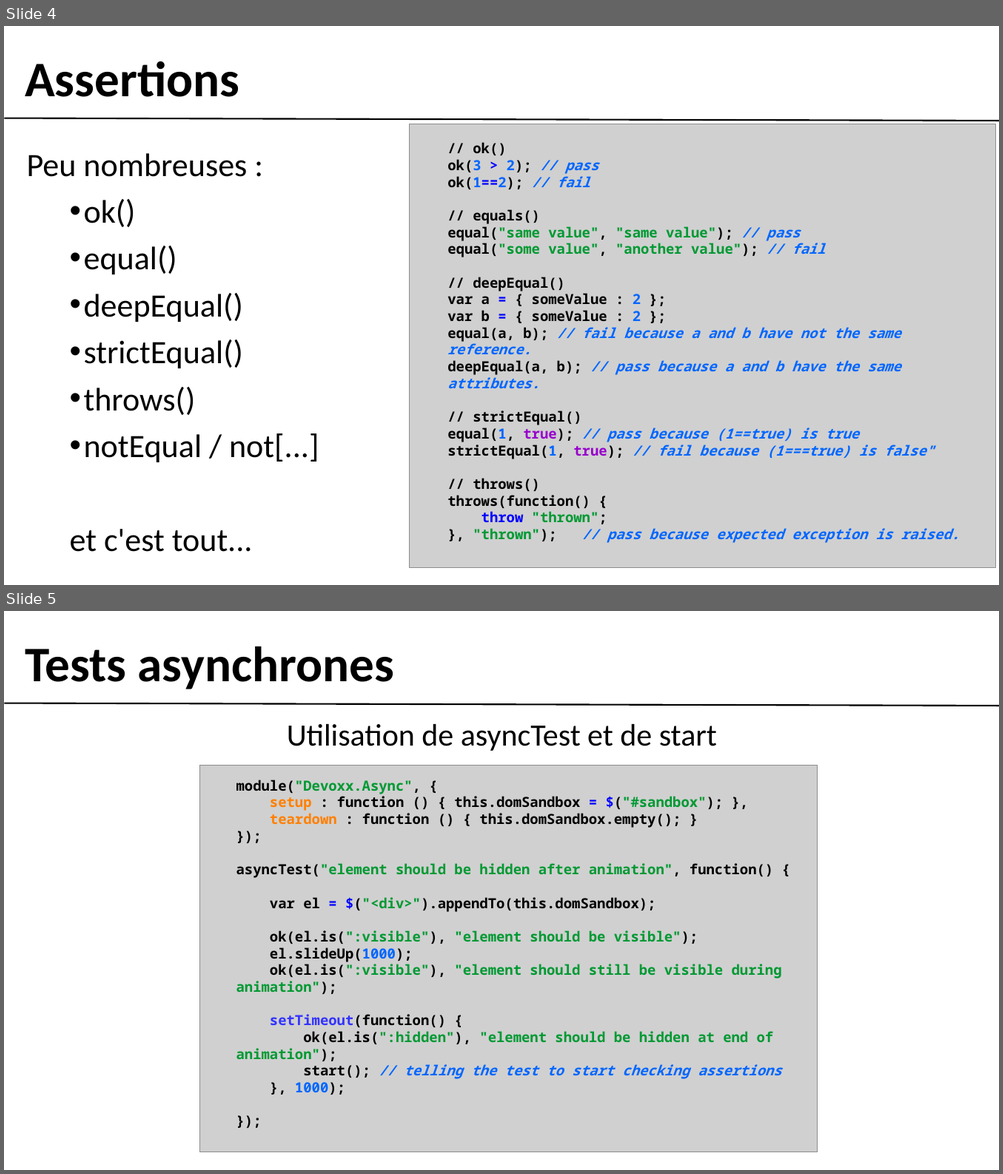
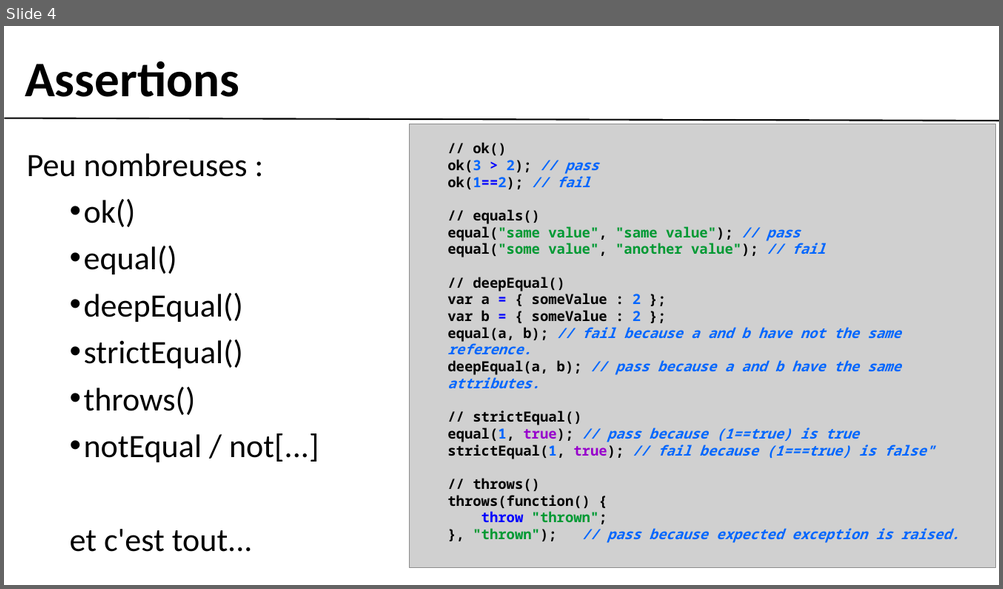
Before and after one commit to gobengo/devoxx-panorama-js-testing, a slide deck: doc/qunit_part.ppt. Shown one above the other, each under a label of ours: slides 4 and 5 before the commit, slide 4 after it. The pictures are 1003x1174 and 1003x589 pixels, drawn with LibreOffice and Linux fonts; fonts in the diff are those of the drawing; grey boxes stand for pictures; background and template pictures are left out. Boxes give left, top, right and bottom in pixels: in the first picture for what was removed or moved away, otherwise in the second. Text is boxed around its words. In the diff, an @@ line names an element or a change of style, - is before the commit and + after.

Commit message:
updating asyncTest slide !

```diff
--- a/doc/qunit_part.ppt
+++ b/doc/qunit_part.ppt
@@ slide 5 removed at [4, 611, 999, 1170], background #FFFFFF; not listed: 1 template element that a slide beside it also shows @@
@@ text removed at [25, 647, 395, 689] @@
-Tests asynchrones
@@ text removed at [287, 724, 717, 751] @@
-Utilisation de asyncTest et de start
@@ picture removed at [200, 766, 817, 1153] @@
@@ text removed at [236, 780, 782, 1095] @@
-module("Devoxx.Async", {
-setup : function () { this.domSandbox = $("#sandbox"); },
-teardown : function () { this.domSandbox.empty(); }
-});
-asyncTest("element should be hidden after animation", function() {
-var el = $("<div>").appendTo(this.domSandbox);
-ok(el.is(":visible"), "element should be visible");
-el.slideUp(1000);
-ok(el.is(":visible"), "element should still be visible during animation");
-setTimeout(function() {
-ok(el.is(":hidden"), "element should be hidden at end of animation");
-start(); // telling the test to start checking assertions
-}, 1000);
-});
```
Also in this commit, not shown: 1 slide added, 1 other file.
